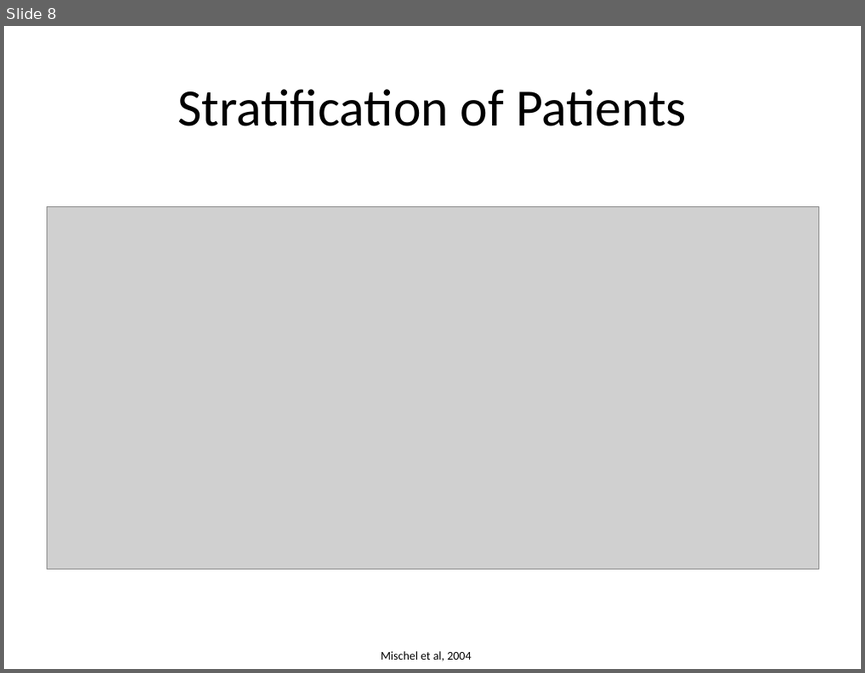
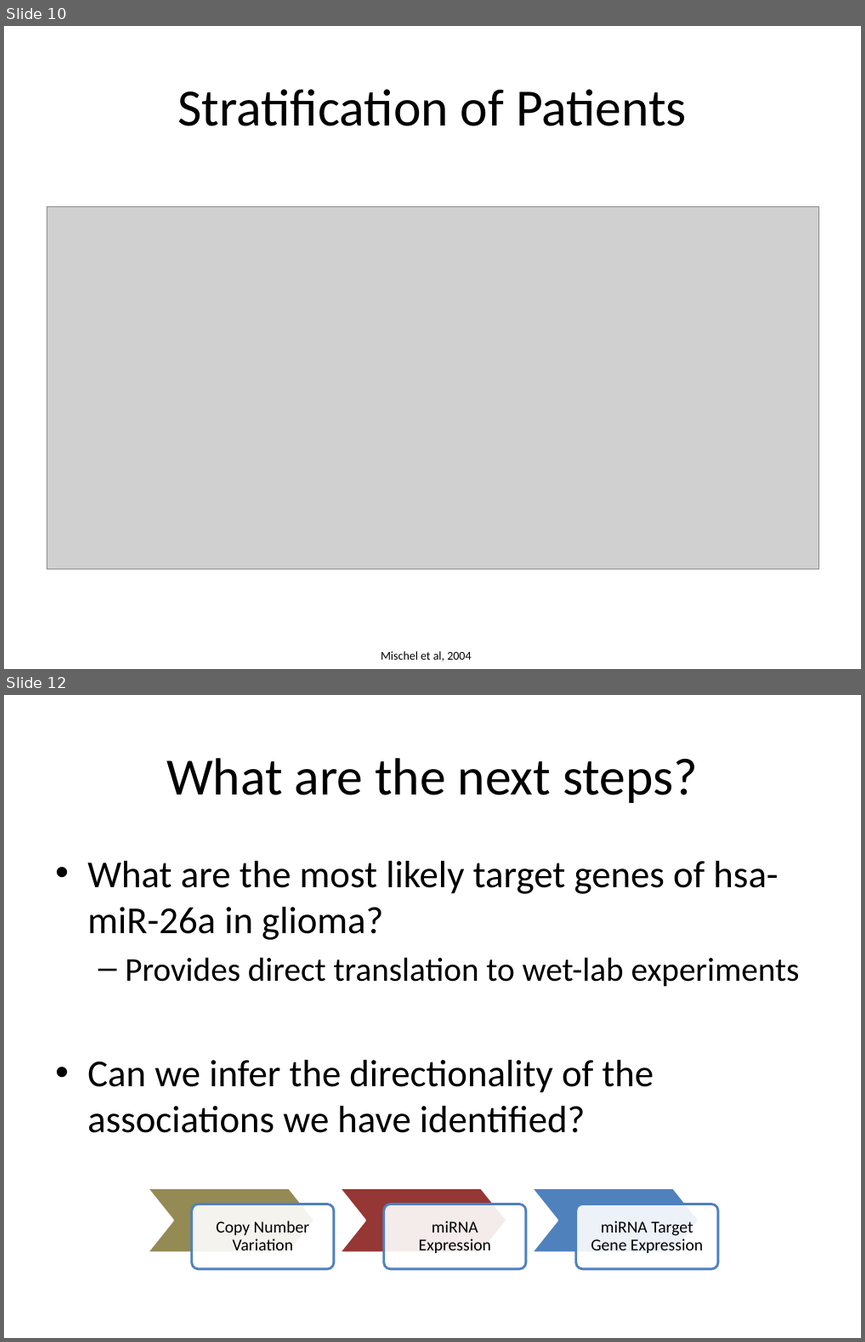
Before and after one commit to cplaisier/isbIntoSysBio, a slide deck: inferringBiologicallyMeaningfulRelationships.pptx. Shown one above the other, each under a label of ours: slide 8 before the commit, slides 10 and 12 after it; the slides between them are not shown. The pictures are 865x673 and 865x1342 pixels, drawn with LibreOffice and Linux fonts; fonts in the diff are those of the drawing; grey boxes stand for pictures. Boxes give left, top, right and bottom in pixels: in the first picture for what was removed or moved away, otherwise in the second. Text is boxed around its words. In the diff, an @@ line names an element or a change of style, - is before the commit and + after.

```diff
--- a/inferringBiologicallyMeaningfulRelationships.pptx
+++ b/inferringBiologicallyMeaningfulRelationships.pptx
@@ slide 12 added at bbox=[4, 695, 861, 1338], background #FFFFFF @@
@@ title added at bbox=[166, 758, 698, 803], 44 pt, text #000000 @@
+What are the next steps?
@@ text added at bbox=[87, 861, 800, 1133], 32 pt, text #000000 @@
+• What are the most likely target genes of hsa-miR-26a in glioma?
+  – Provides direct translation to wet-lab experiments
+• Can we infer the directionality of the associations we have identified?
@@ group added at bbox=[147, 1188, 718, 1269]: 3 chevrons, 3 rounded rectangles, 3 texts @@
+Copy Number Variation
+miRNA Expression
+miRNA Target Gene Expression
@@ what was slide 8 is now slide 10 @@
```
Also in this commit, not shown: 45 other slides added, 4 slides removed, 9 other files.
